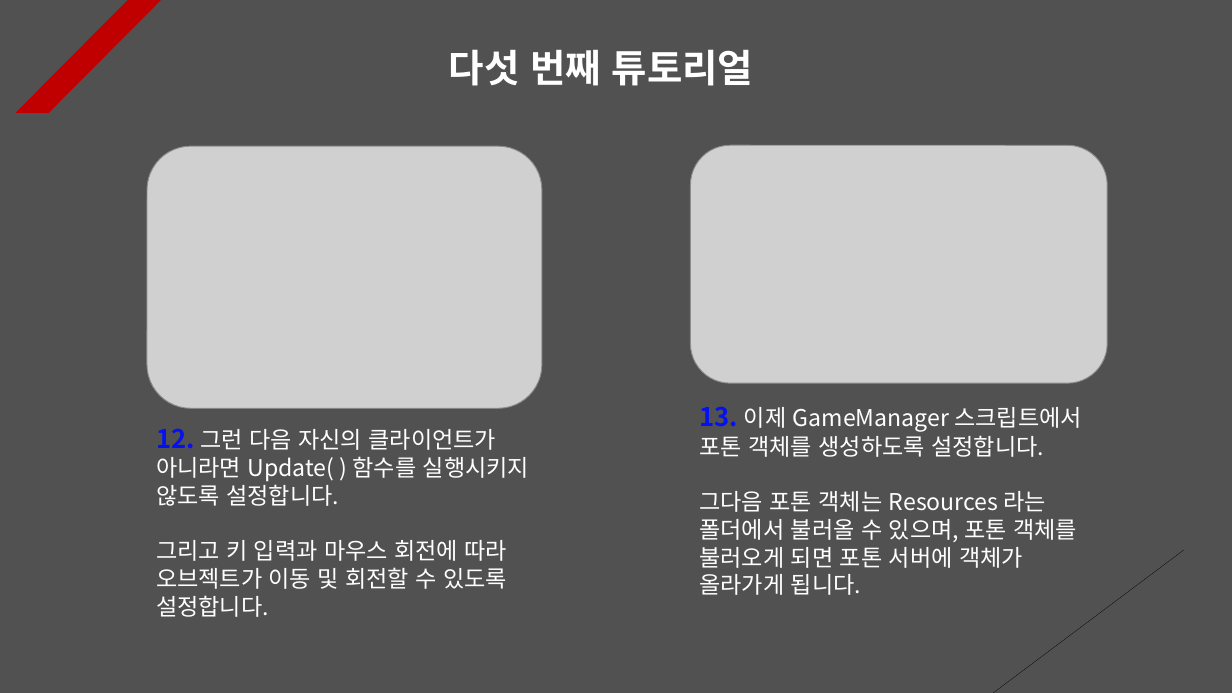
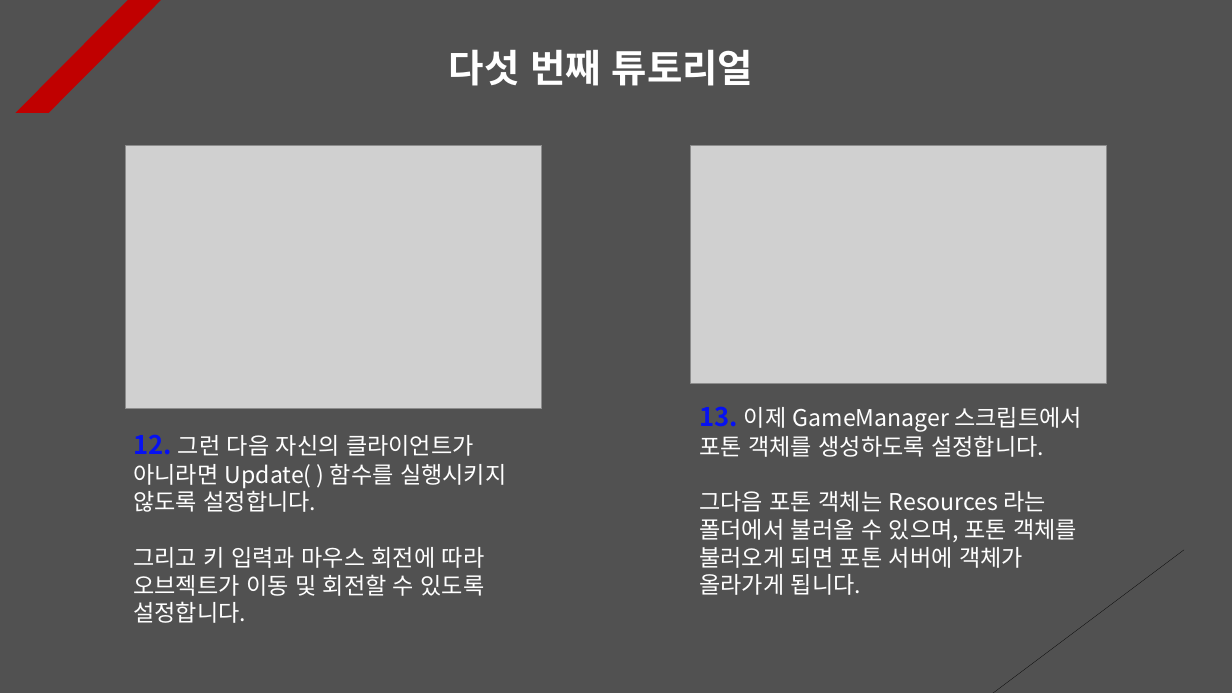
Before and after one commit to Unity2033/3D-UnityEngine, a slide deck: slide 5 of Assets/Class/Photon Server/PPT Data/Photon Synchronization.pptx. Drawn at 1232x693 pixels with LibreOffice and Linux fonts; fonts in the diff are those of the drawing; grey boxes stand for pictures. Boxes give left, top, right and bottom in pixels: in the first picture for what was removed or moved away, otherwise in the second. Text is boxed around its words. In the diff, an @@ line names an element or a change of style, - is before the commit and + after.

```diff
--- a/Assets/Class/Photon Server/PPT Data/Photon Synchronization.pptx
+++ b/Assets/Class/Photon Server/PPT Data/Photon Synchronization.pptx
@@ picture resized from (x1=147, y1=146, x2=542, y2=409) to (x1=125, y1=145, x2=542, y2=409) @@
@@ text "12. 그런 다음 자신의 클라이언트가 ..." moved from (x1=156, y1=428, x2=529, y2=617) to (x1=133, y1=434, x2=506, y2=623) @@
```
Also in this commit, not shown: 5 other slides changed, 1 slide added, 8 other files.
